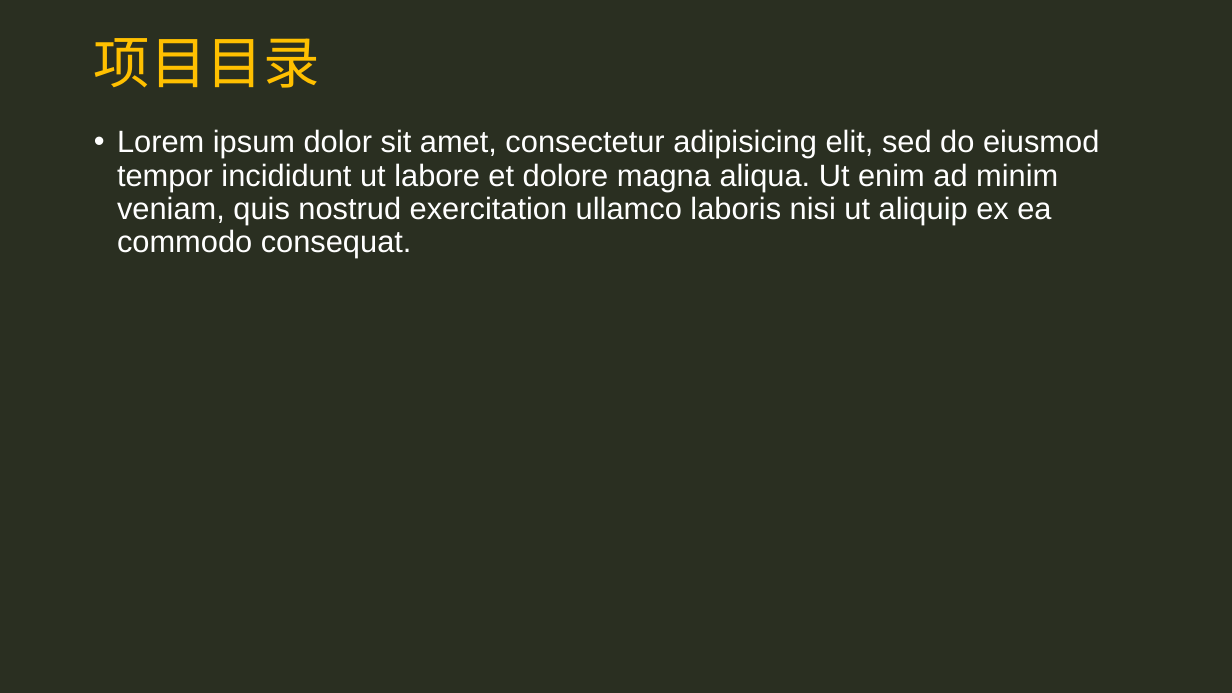
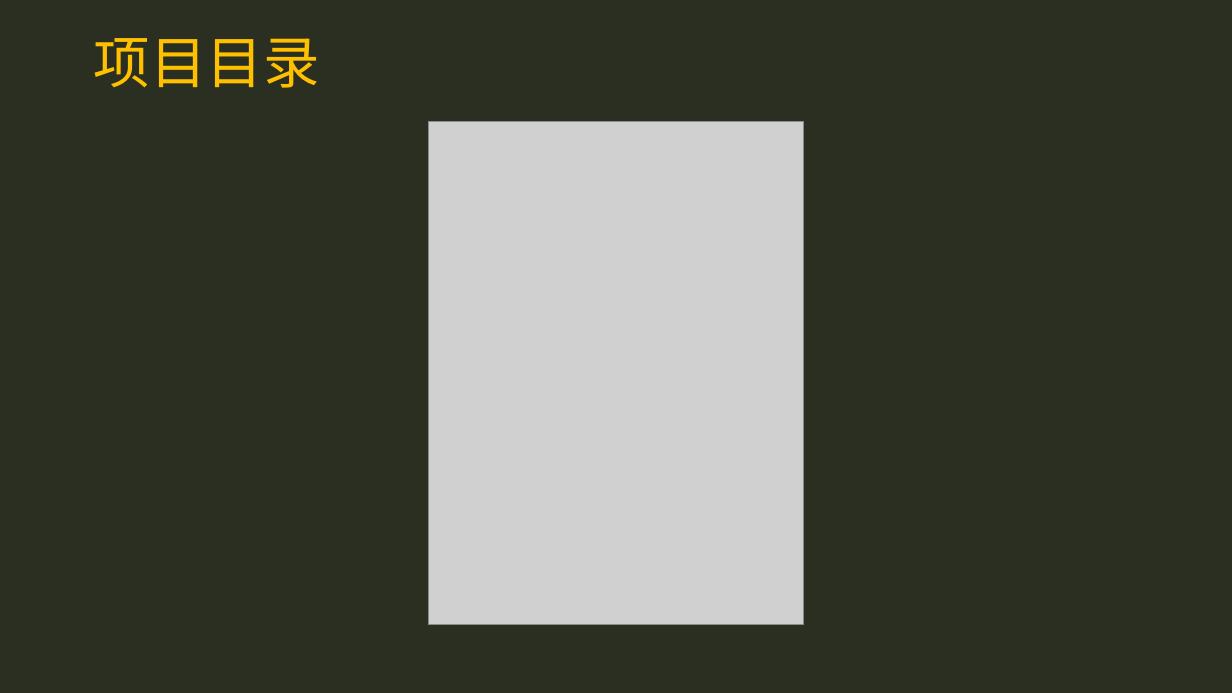
Before and after one commit to JennyHJN/Study, a slide deck: slide 7 of 分享_何家妮_7.15.pptx. Drawn at 1232x693 pixels with LibreOffice and Linux fonts; fonts in the diff are those of the drawing; grey boxes stand for pictures. Boxes give left, top, right and bottom in pixels: in the first picture for what was removed or moved away, otherwise in the second. Text is boxed around its words. In the diff, an @@ line names an element or a change of style, - is before the commit and + after.

Commit message:
ppt

```diff
--- a/分享_何家妮_7.15.pptx
+++ b/分享_何家妮_7.15.pptx
@@ text removed at [117, 129, 1099, 258] @@
-• Lorem ipsum dolor sit amet, consectetur adipisicing elit, sed do eiusmod tempor incididunt ut labore et dolore magna aliqua. Ut enim ad minim veniam, quis nostrud exercitation ullamco laboris nisi ut aliquip ex ea commodo consequat.
@@ picture added at [429, 122, 803, 625] @@
```
Also in this commit, not shown: 1 other slide changed, 1 slide added.
